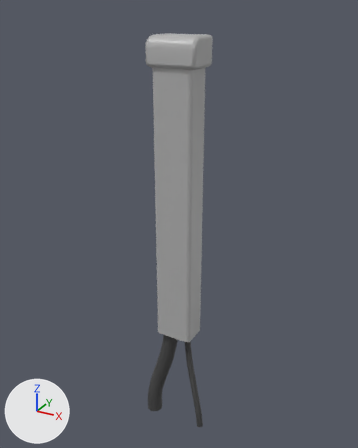
Before and after pictures for a commit that changed the Blender file data/Assets/Meshes/Parts/AC duct.blend.
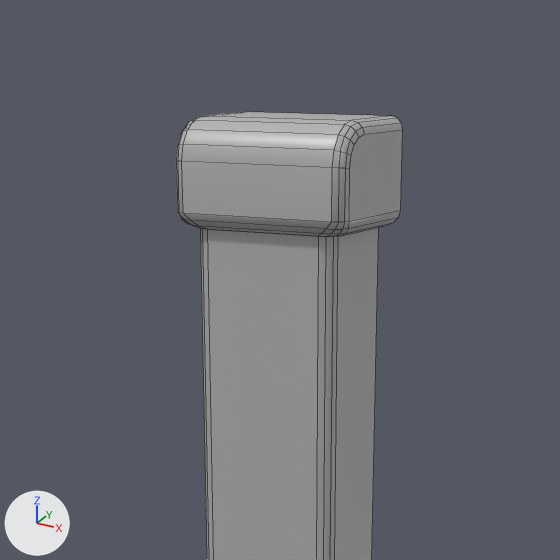
There are two pictures of each version: one whole from a camera (50 mm lens) standing at (1.261, -1.746, 2.871) and looking at (-0.024, 0.591, 1.703), one close up on the part from 26% to 72% of the width and 0% to 37% of the height. Arrows for +X, +Y and +Z are at lower left; the lights stay in place. The close-ups show mesh edges as thin lines.
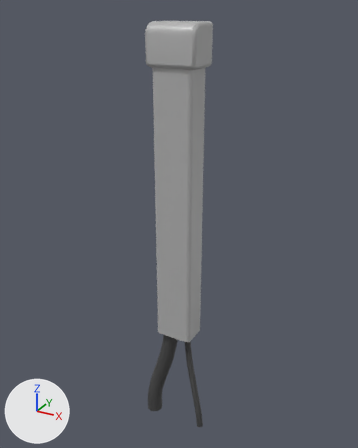
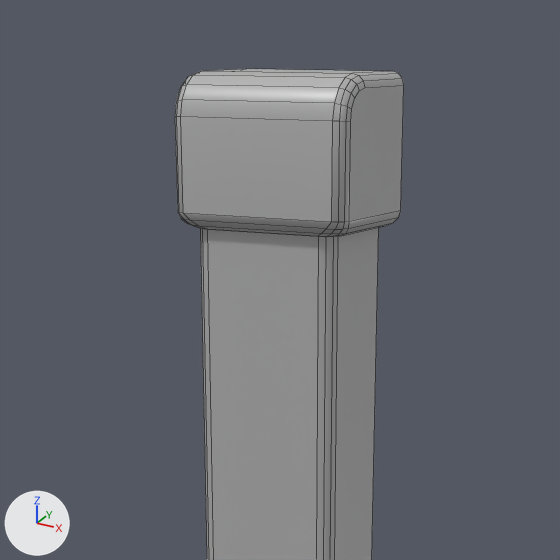
Pixel boxes (x1, y1, x2, y2) of what changed, in the close-ups (560 x 560 px; the box of a moved part takes in the faces that stretch with it):
'Cube.006', reshaped: before (176, 112, 403, 560); after (175, 69, 404, 560)
part 1 of me_cube_004, moved or reshaped: before (176, 112, 403, 234); after (175, 69, 404, 234)

The change, as a list of edits to the scene's bpy script:
```text
Change me_cube_004:
    where me_cube_004.from_pydata(...)  # 24 vertices, 15 faces; spans x -0.14..0.14, y -0.09..0.09, z -0.8..0.95
    used by ob_cube_006; location = (0.002, 0.538, 1.788)
    me_cube_004 part 1: all 12 vertices in x -0.14..0.14, y -0.09..0.09, z 0.89..0.95 are moved by (0.0, 0.0, 0.06)
```
